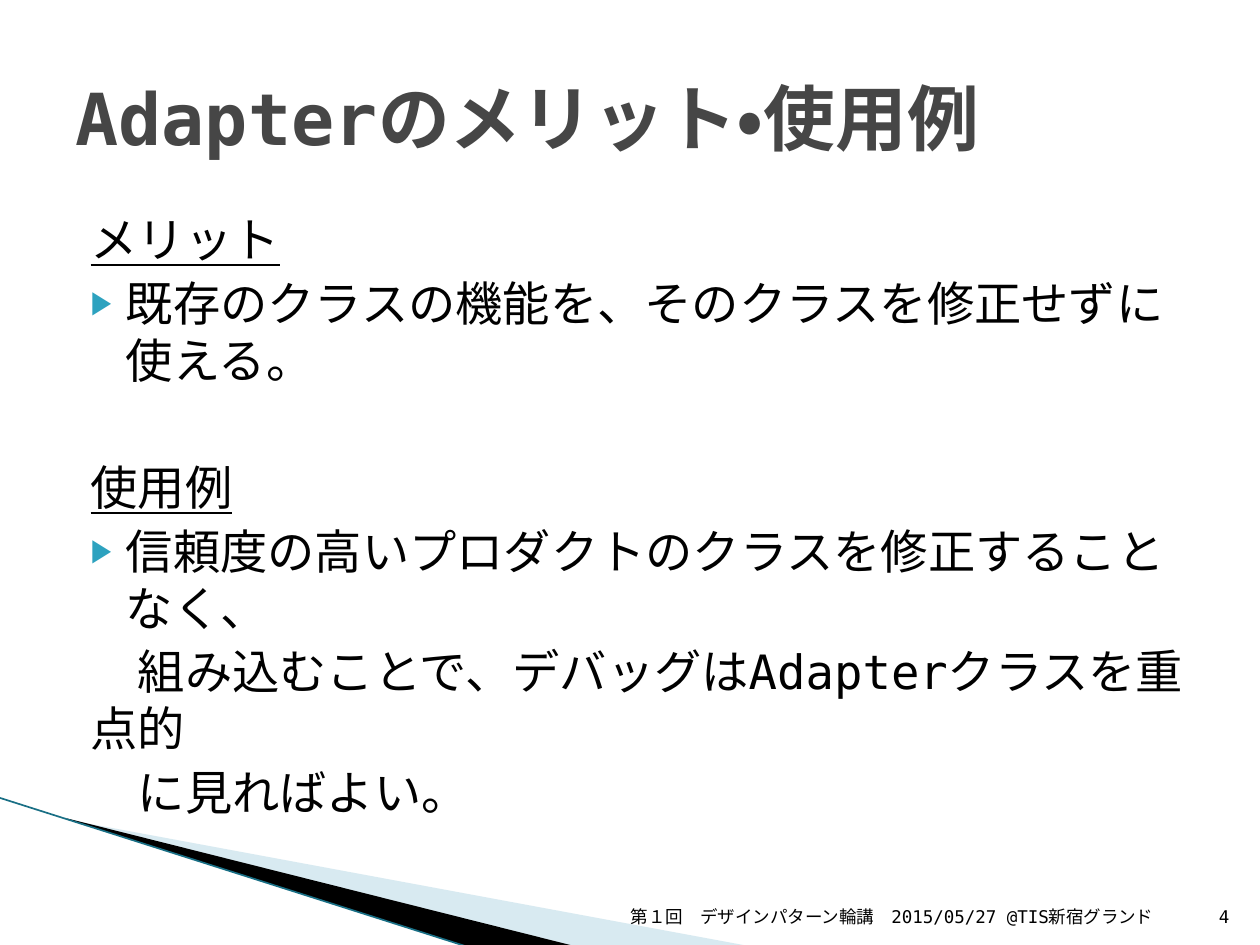
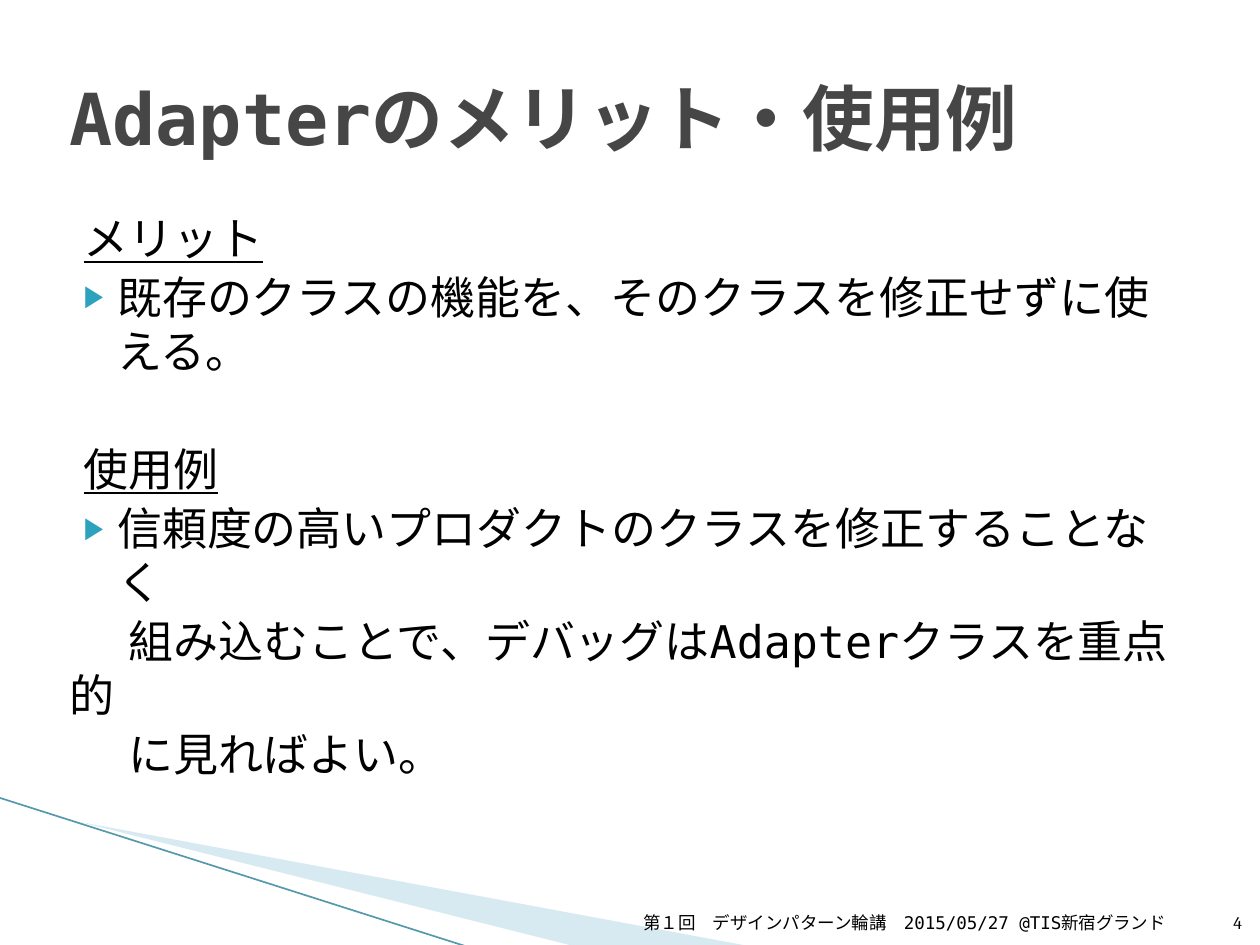
Before and after one commit to Takatymo/Design_Patern, a slide deck: slide 4 of Design_Patern/Adapter.pptx. Drawn at 1260x945 pixels with LibreOffice and Linux fonts; fonts in the diff are those of the drawing; background and template pictures are left out. Boxes give left, top, right and bottom in pixels: in the first picture for what was removed or moved away, otherwise in the second. Text is boxed around its words. In the diff, an @@ line names an element or a change of style, - is before the commit and + after.

```diff
--- a/Design_Patern/Adapter.pptx
+++ b/Design_Patern/Adapter.pptx
@@ title "Adapterのメリット・使用例" rewrapped from <box>75,87,979,160</box> to <box>69,87,1017,160</box> @@
@@ text at <box>84,220,1168,775</box>: size 27 to 25.6 pt in "メリット", "既存のクラスの機能を、そのクラスを修正せずに使える。", "使用例", "組み込むことで、デバッグはAdapterクラスを重点的" and 1 more places; indent changed; less space between paragraphs @@
@@ text at <box>117,507,1149,602</box>: text changed; size 27 to 25.6 pt @@
-▶ 信頼度の高いプロダクトのクラスを修正することなく、
+▶ 信頼度の高いプロダクトのクラスを修正することなく
@@ line (0, 798) - (467, 945): stroke #97C5D8 0.95 pt to #5699AD 0.95 pt @@
@@ freeform shape removed at <box>67,818,576,945</box> @@
@@ freeform shape at <box>69,819,750,945</box>: fill #A0CBDC at 40% opacity to #9DCADC at 40% opacity @@
@@ text "第１回 デザインパターン輪講 2015/05/27 @TIS新宿グランド": place and size @@
-text "第１回 デザインパターン輪講 2015/05/27 @TIS新宿グランド" at <box>631,908,1154,926</box>
+text "第１回 デザインパターン輪講 2015/05/27 @TIS新宿グランド" at <box>643,914,1166,932</box>
@@ page number at <box>1233,917,1242,929</box>: font DejaVu Sans Mono to Cambria @@
```
Also in this commit, not shown: 3 other slides changed, 1 other file.
